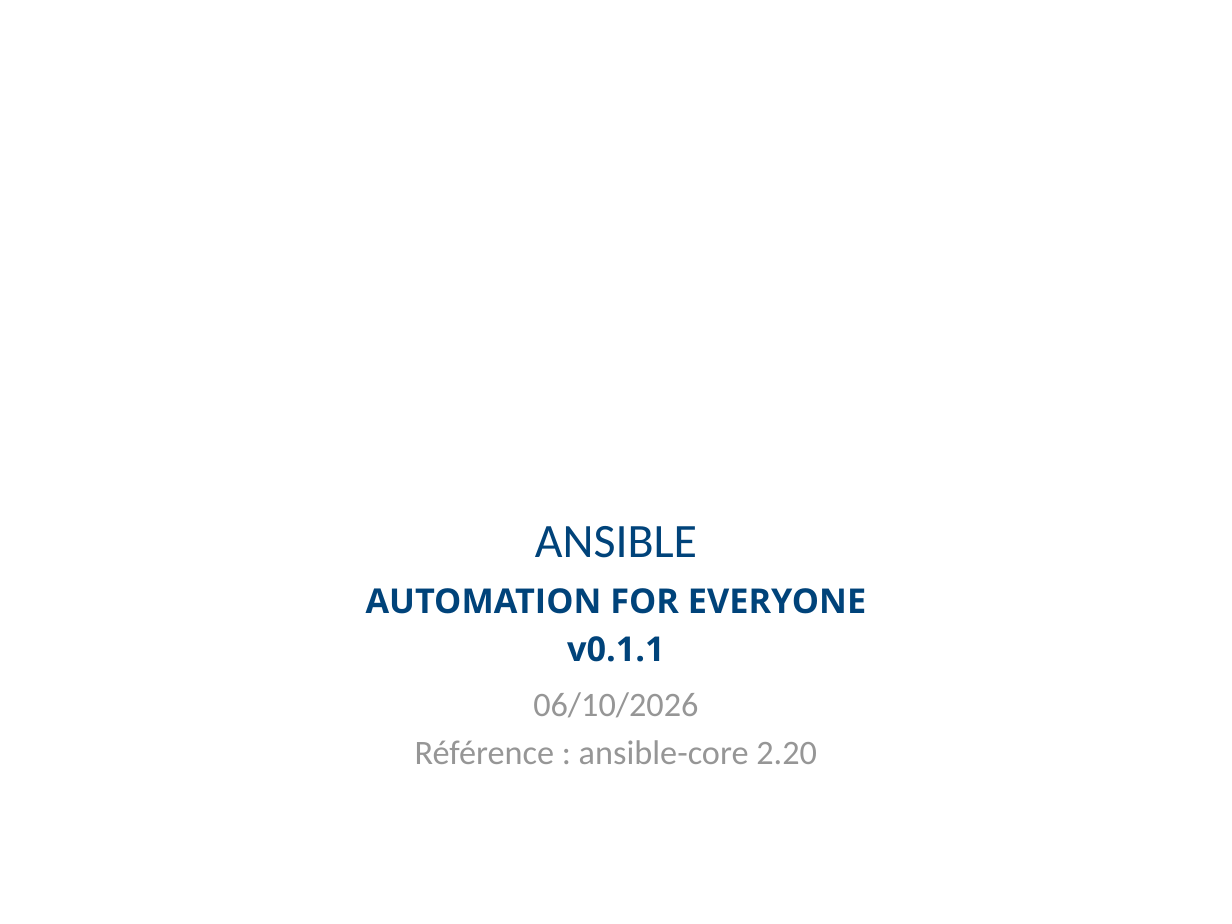
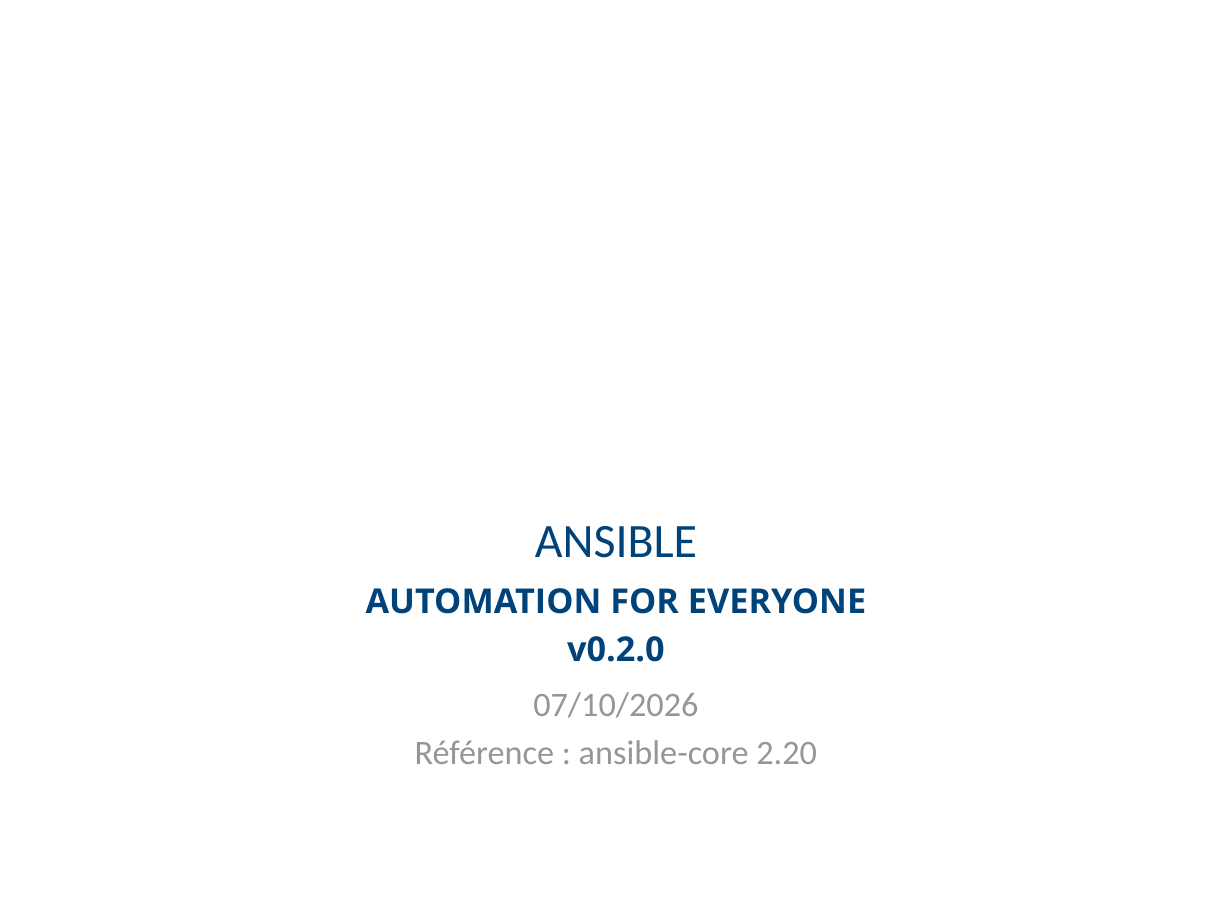
Before and after one commit to CCoupel/ansible-training, a slide deck: slide 2 of Ansible Training.pptx. Drawn at 1232x924 pixels with LibreOffice and Linux fonts; fonts in the diff are those of the drawing. Boxes give left, top, right and bottom in pixels: in the first picture for what was removed or moved away, otherwise in the second. Text is boxed around its words. In the diff, an @@ line names an element or a change of style, - is before the commit and + after.

```diff
--- a/Ansible Training.pptx
+++ b/Ansible Training.pptx
@@ text at (567,636,665,662): text changed @@
-v0.1.1
+v0.2.0
@@ text at (533,692,698,718): text changed @@
-06/10/2026
+07/10/2026
```
